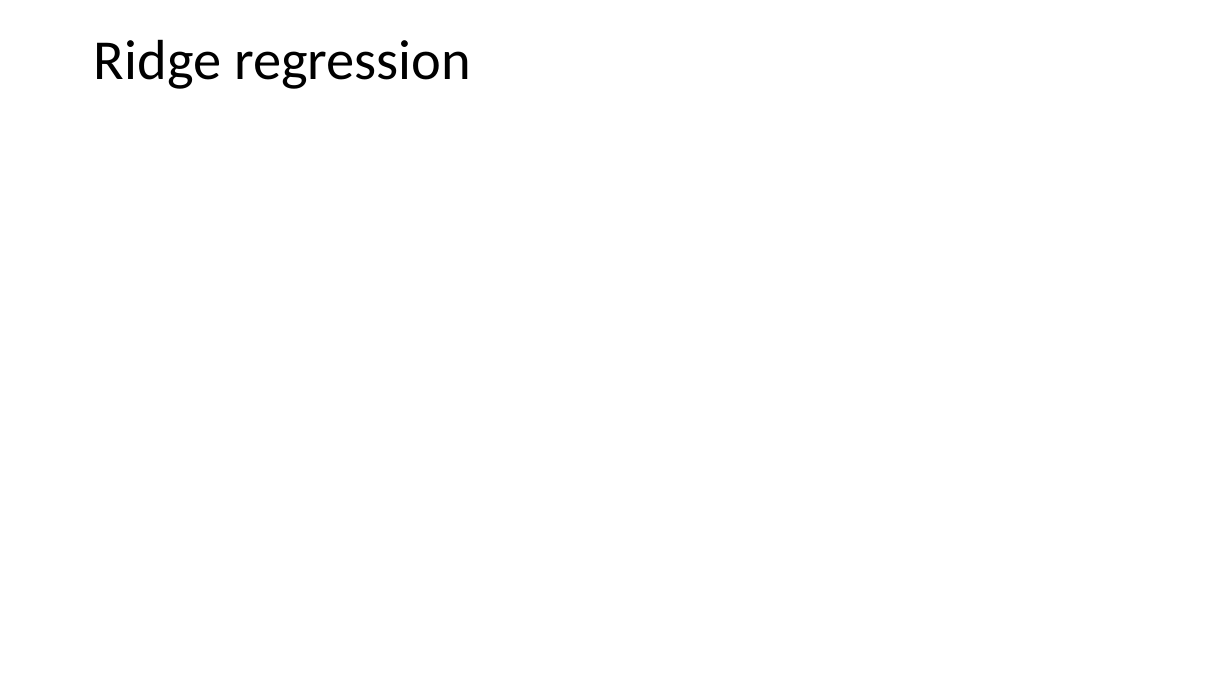
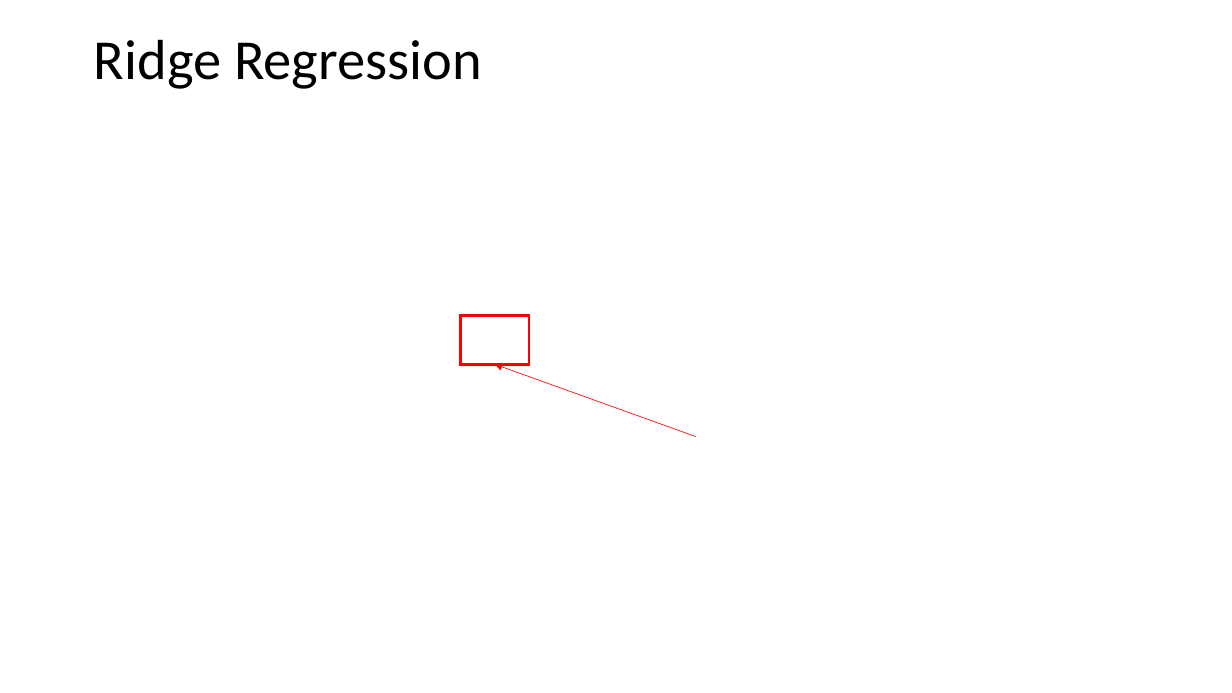
Before and after one commit to zz4fap/t319_aprendizado_de_maquina, a slide deck: slide 5 of slides/T319_Regressão_Linear (Parte VI).pptx (slide 6 before the commit). Drawn at 1232x693 pixels with LibreOffice and Linux fonts; fonts in the diff are those of the drawing; grey boxes stand for pictures. Boxes give left, top, right and bottom in pixels: in the first picture for what was removed or moved away, otherwise in the second. Text is boxed around its words. In the diff, an @@ line names an element or a change of style, - is before the commit and + after.

```diff
--- a/slides/T319_Regressão_Linear (Parte VI).pptx
+++ b/slides/T319_Regressão_Linear (Parte VI).pptx
@@ title at [94, 39, 482, 89]: text changed @@
-Ridge regression
+Ridge Regression
@@ rectangle added at [460, 315, 529, 364], outline #FF0000 2.25 pt @@
@@ arrow added from (696, 437) to (494, 364), #FF0000 0.5 pt @@
```
Also in this commit, not shown: 8 other slides changed, 3 slides added, 9 slides removed, 26 other files.
